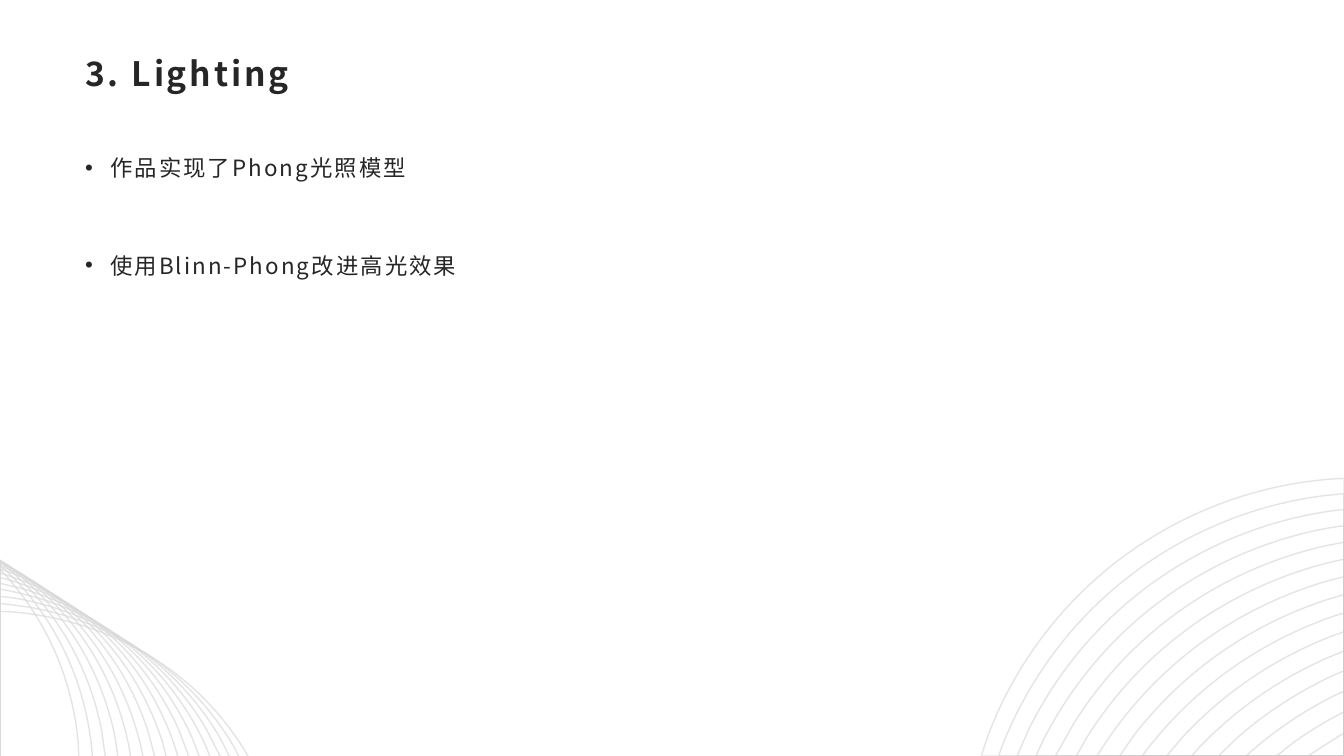
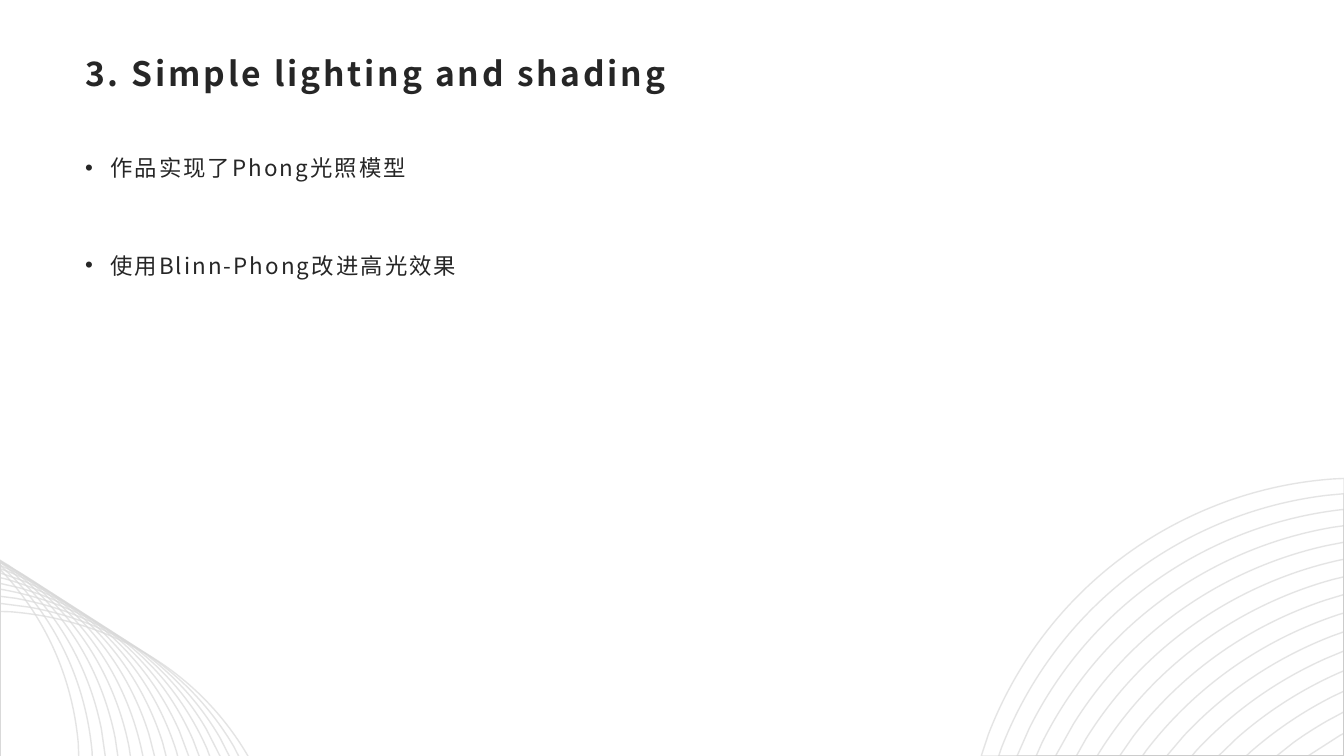
Before and after one commit to computer-graphic-2019/Group19, a slide deck: slide 10 of CG_final.pptx. Drawn at 1344x756 pixels with LibreOffice and Linux fonts; fonts in the diff are those of the drawing. Boxes give left, top, right and bottom in pixels: in the first picture for what was removed or moved away, otherwise in the second. Text is boxed around its words. In the diff, an @@ line names an element or a change of style, - is before the commit and + after.

```diff
--- a/CG_final.pptx
+++ b/CG_final.pptx
@@ title at (x1=85, y1=58, x2=665, y2=94): text changed @@
-3. Lighting
+3. Simple lighting and shading
```
Also in this commit, not shown: 3 other slides changed.
